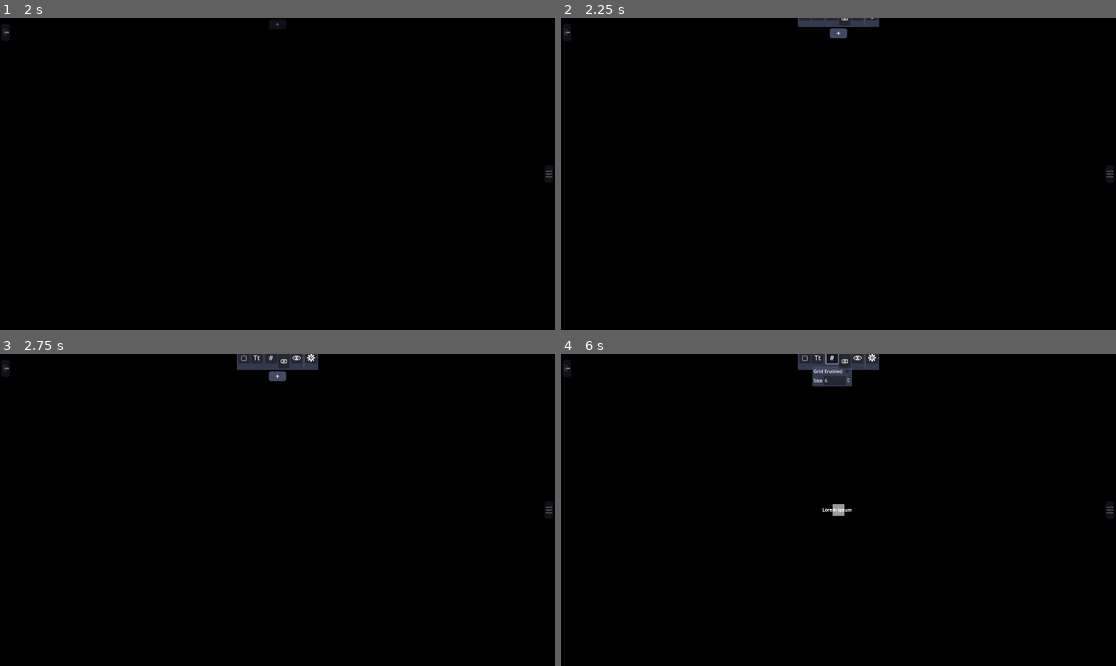
Above: before the commit, frames 1-4 (two rows, left to right).
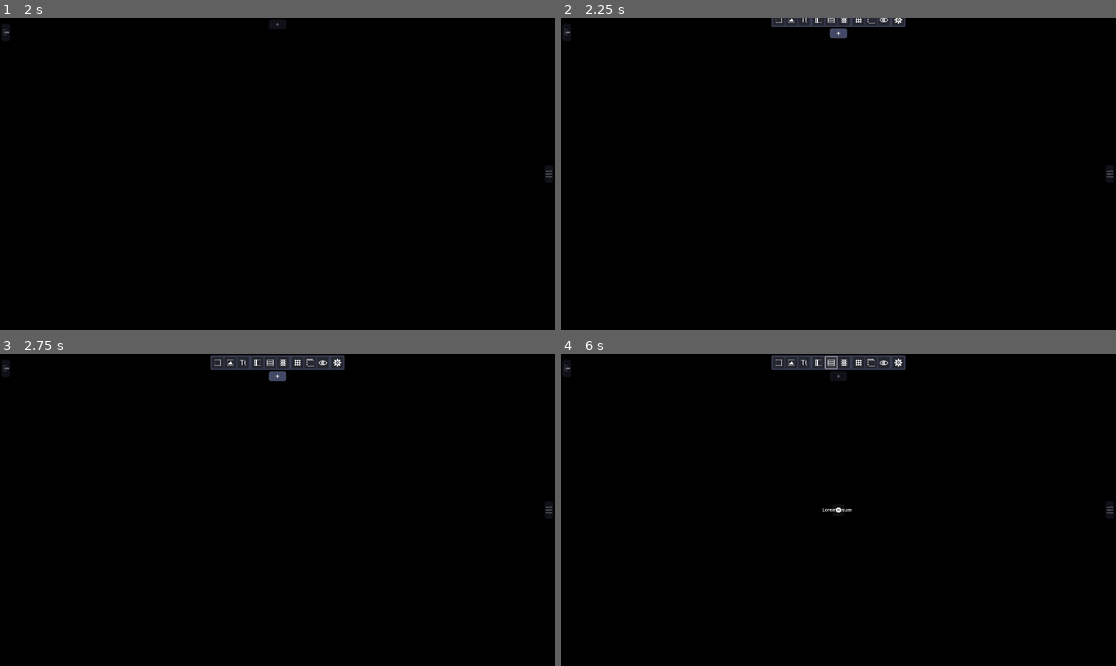
Above: after the commit, the same moments.

Repository: DillaDJ/OverlayEditor
Game: Godot game, scene res://scn_OverlayMode.tscn
The game is run twice, just before and just after one commit, with the same random seed, the same clock (stepped at 60 frames per second) and the same inputs.
Inputs (mouse positions are in pixels of both pictures, inside the frame that each line leads up to; where the layout moved, square brackets give the same spot in the first picture):
- Up to frame 1 (2 s): click (538, 33) at 0.5 s; click "Edit Mode" at 1.25 s
- Up to frame 2 (2.25 s): click "+" at 2 s
- Up to frame 3 (2.75 s): no input
- Up to frame 4 (6 s): click (777, 363) [805, 357] at 2.75 s; click (805, 363) [816, 357] at 3.5 s; click (794, 363) at 4.27 s; click (816, 363) at 5.02 s; click (832, 363) at 5.77 s

Frame 1 is identical in both runs. In frame 2, 0.5% of the frame differs, in the area x 37-63%, y 0-3%; in frame 3, 0.8%; in frame 4, 1.3%, in the area x 37-63%, y 0-52%.

Commit message:
Fixed some bugs and changed the interface up

Diff:
--- a/Overlays/gd_Overlay.gd
+++ b/Overlays/gd_Overlay.gd
@@ -31,8 +31,7 @@
 
 
 signal name_changed(new_name)
-signal pos_changed()
-signal size_changed()
+signal transformed()
 
 
 func _ready():
@@ -49,9 +48,9 @@
 
 func set_overlay_pos(new_pos):
 	set_position(new_pos)
-	emit_signal("pos_changed")
+	emit_signal("transformed")
 
 
 func set_overlay_size(new_size):
 	set_size(new_size)
-	emit_signal("size_changed")
+	emit_signal("transformed")
--- a/Overlays/gd_PanelOverlay.gd
+++ b/Overlays/gd_PanelOverlay.gd
@@ -6,8 +6,12 @@
 
 	# Properties
 	overridable_properties.append(Property.new("Color", Property.Type.COLOR, Callable(self, "get_overlay_color"), Callable(self, "set_overlay_color")))
+	overridable_properties.append("SPACE")
+
+	overridable_properties.append(Property.new("Border Color", Property.Type.COLOR, Callable(self, "get_border_color"), Callable(self, "set_border_color")))
 	overridable_properties.append(Property.new("Border", Property.Type.VECTOR4, Callable(self, "get_border"), Callable(self, "set_border")))
-	overridable_properties.append(Property.new("Border Color", Property.Type.COLOR, Callable(self, "get_border_color"), Callable(self, "set_border_color")))
+	overridable_properties.append("SPACE")
+
 	overridable_properties.append(Property.new("Rounding", Property.Type.VECTOR4, Callable(self, "get_rounding"), Callable(self, "set_rounding")))
 
 
@@ -22,7 +26,7 @@
 
 
 func get_border() -> Vector4:
-	var border : Vector4
+	var border := Vector4.ZERO
 	var stylebox : StyleBoxFlat = get_stylebox()
 	border.x = stylebox.get_border_width(SIDE_LEFT)
 	border.y = stylebox.get_border_width(SIDE_TOP)
@@ -50,7 +54,7 @@
 
 
 func get_rounding() -> Vector4:
-	var rounding : Vector4
+	var rounding := Vector4.ZERO
 	var stylebox : StyleBoxFlat = get_stylebox()
 	rounding.x = stylebox.get_corner_radius(CORNER_TOP_LEFT)
 	rounding.y = stylebox.get_corner_radius(CORNER_TOP_RIGHT)
--- /dev/null
+++ b/Overlays/gd_TexturePanelOverlay.gd
@@ -0,0 +1,5 @@
+extends Overlay
+
+
+func _ready():
+	super()
--- a/Overlays/scn_PanelOverlay.tscn
+++ b/Overlays/scn_PanelOverlay.tscn
@@ -1,8 +1,6 @@
-[gd_scene load_steps=3 format=3 uid="uid://4p0qg27ta41y"]
+[gd_scene load_steps=2 format=3 uid="uid://4p0qg27ta41y"]
 
 [ext_resource type="Script" path="res://Overlays/gd_PanelOverlay.gd" id="1_wmdyf"]
-
-[sub_resource type="StyleBoxFlat" id="StyleBoxFlat_fwnia"]
 
 [node name="PanelOverlay" type="Panel"]
 anchors_preset = 8
@@ -16,5 +14,4 @@
 offset_bottom = 20.0
 grow_horizontal = 2
 grow_vertical = 2
-theme_override_styles/panel = SubResource("StyleBoxFlat_fwnia")
 script = ExtResource("1_wmdyf")
--- /dev/null
+++ b/Overlays/scn_TexturePanelOverlay.tscn
@@ -0,0 +1,26 @@
+[gd_scene load_steps=3 format=3 uid="uid://c0ale6bg63lo3"]
+
+[ext_resource type="Texture2D" uid="uid://tmo8kl4fqoem" path="res://Icons/texturerect.png" id="1_hsg4n"]
+[ext_resource type="Script" path="res://Overlays/gd_TexturePanelOverlay.gd" id="2_ck72k"]
+
+[node name="TexturePanel" type="NinePatchRect"]
+anchors_preset = 8
+anchor_left = 0.5
+anchor_top = 0.5
+anchor_right = 0.5
+anchor_bottom = 0.5
+offset_left = -28.0
+offset_top = -28.0
+offset_right = 28.0
+offset_bottom = 28.0
+grow_horizontal = 2
+grow_vertical = 2
+texture = ExtResource("1_hsg4n")
+region_rect = Rect2(0, 0, 128, 128)
+patch_margin_left = 28
+patch_margin_top = 28
+patch_margin_right = 28
+patch_margin_bottom = 28
+axis_stretch_horizontal = 2
+axis_stretch_vertical = 2
+script = ExtResource("2_ck72k")
--- a/Utility/gd_Grid.gd
+++ b/Utility/gd_Grid.gd
@@ -12,7 +12,8 @@
 
 var grid_size : int = 6
 
-var is_visible := false
+var is_visible  := false
+var snapping 	:= false
 
 
 func _ready():
@@ -51,13 +52,17 @@
 
 func recalculate_grid():
 	screen_dimensions = get_viewport_rect().size
-	increment = lowest_increment / int(pow(2, grid_size))
+	increment = int(lowest_increment / pow(2, grid_size))
 	queue_redraw()
 
 
 func set_grid_size(new_size):
 	grid_size = new_size
 	recalculate_grid()
+
+
+func toggle_grid_snap():
+	snapping = !snapping
 
 
 func toggle_grid():
@@ -70,7 +75,10 @@
 
 
 func snap_to_nearest_point(point : Vector2):
-	var x_pos = increment * round(point.x / increment)
-	var y_pos = increment * round(point.y / increment)
+	if snapping:
+		var x_pos = increment * round(point.x / increment)
+		var y_pos = increment * round(point.y / increment)
 
-	return Vector2(x_pos, y_pos)
+		return Vector2(x_pos, y_pos)
+	else:
+		return point
--- a/Utility/gd_GridToggler.gd
+++ b/Utility/gd_GridToggler.gd
@@ -4,6 +4,7 @@
 func _ready():
 	connect("button_down", Callable(self, "show_grid_menu"))
 	$GridSettingsBG/FieldsLayout/ToggleGridLayout/CheckBox.connect("button_down", Callable(%Grid, "toggle_grid"))
+	$GridSettingsBG/FieldsLayout/GridSnapLayout/CheckBox.connect("button_down", Callable(%Grid, "toggle_grid_snap"))
 	$GridSettingsBG/FieldsLayout/GridSizeLayout/SpinBox.connect("value_changed", Callable(%Grid, "set_grid_size"))
 
 
--- a/Tooling/gd_MoveTool.gd
+++ b/Utility/gd_MoveTool.gd
@@ -11,6 +11,8 @@
 # 6 5 4
 @onready var resize_gizmos : Array[Node] = $ResizeGizmos.get_children()
 
+var selection_stoppers : Array[Control]
+
 var selected_overlay : Control
 
 var dragging_gizmo : Control
@@ -28,6 +30,9 @@
 
 signal overlay_selected(overlay)
 signal overlay_deselected()
+
+signal overlay_translated(overlay_position)
+signal overlay_resized(overlay_size)
 
 
 func _ready() -> void:
@@ -42,9 +47,17 @@
 	%Hierarchy.connect("item_selected", Callable(self, "select_from_path"))
 	%Hierarchy.connect("items_deselected", Callable(self, "deselect_overlay"))
 
+	selection_stoppers.append(%TopMenu/ToggleShow)
+	selection_stoppers.append(%TopMenu/BGPanel)
+	selection_stoppers.append(%TopMenu/BGPanel/ButtonLayout/ToggleGrid/GridSettingsBG)
+	selection_stoppers.append(%ChangeMode/ToggleShow)
+	selection_stoppers.append(%ChangeMode/ToOverlayButton)
+	selection_stoppers.append(%HierarchyInspector/ToggleShow)
+	selection_stoppers.append(%HierarchyInspector/BGPanel)
+
 
 func _unhandled_input(_event : InputEvent) -> void:
-	if Input.is_action_pressed("left_click") and selected_overlay:
+	if Input.is_action_just_pressed("left_click") and selected_overlay:
 		deselect_overlay()
 
 
@@ -64,6 +77,11 @@
 
 # Selection
 func check_for_selections() -> void:
+	if !Input.is_action_pressed("alt"):
+		for interface in selection_stoppers:
+			if interface.get_global_rect().has_point(mouse_pos):
+				return
+
 	var selection_group : Array[Node] = []
 	var overlays : Array[Node] = %OverlayElements.get_children()
 	overlays.reverse()
@@ -94,18 +112,19 @@
 
 
 func select_overlay(overlay : Control) -> void:
+	if !overlay.is_connected("transformed", Callable(self, "reposition_gizmos")):
+		overlay.connect("transformed", Callable(self, "reposition_gizmos"))
 	selected_overlay = overlay
 
 	reposition_gizmos()
-
-	translation_gizmo.global_position = overlay.global_position
-	translation_gizmo.size = overlay.size
-
 	show()
 
 
 func deselect_overlay() -> void:
+	if selected_overlay and selected_overlay.is_connected("transformed", Callable(self, "reposition_gizmos")):
+		selected_overlay.disconnect("transformed", Callable(self, "reposition_gizmos"))
 	selected_overlay = null
+
 	emit_signal("overlay_deselected")
 	hide()
 
@@ -126,10 +145,14 @@
 		drag_gizmo(new_pos)
 		adjust_gizmos_for_resize()
 		transform_selected_overlay()
+
 	elif translating:
 		translation_gizmo.global_position = new_pos
 		transform_selected_overlay()
 		reposition_gizmos()
+
+	emit_signal("overlay_resized", translation_gizmo.size)
+	emit_signal("overlay_translated", translation_gizmo.global_position)
 
 
 func start_resize(gizmo_idx : int) -> void:
@@ -176,6 +199,8 @@
 	selected_overlay.size = translation_gizmo.size
 
 
+
+
 # Gizmos
 func reposition_gizmos() -> void:
 	resize_gizmos[0].global_position = selected_overlay.global_position + Vector2(-10, -10)
@@ -195,6 +220,9 @@
 	resize_gizmos[7].global_position.y = .5 * (resize_gizmos[6].global_position.y + resize_gizmos[0].global_position.y)
 	resize_gizmos[7].global_position.x = resize_gizmos[6].global_position.x
 
+	translation_gizmo.global_position = selected_overlay.global_position
+	translation_gizmo.size = selected_overlay.size
+
 
 func adjust_gizmos_for_resize() -> void:
 	# Resize
--- a/Utility/gd_OverlayCreator.gd
+++ b/Utility/gd_OverlayCreator.gd
@@ -1,11 +1,12 @@
 extends Button
 
 
-enum OverlayTypes { PANEL, TEXT }
+enum OverlayTypes { PANEL, TEXTURE_PANEL, TEXT }
 
 
-var panel_scn : PackedScene = preload("res://Overlays/scn_PanelOverlay.tscn")
-var text_scn : PackedScene = preload("res://Overlays/scn_TextOverlay.tscn")
+var panel_scn 			: PackedScene = preload("res://Overlays/scn_PanelOverlay.tscn")
+var texture_panel_scn 	: PackedScene = preload("res://Overlays/scn_TexturePanelOverlay.tscn")
+var text_scn 			: PackedScene = preload("res://Overlays/scn_TextOverlay.tscn")
 
 
 @export var type_to_create : OverlayTypes
@@ -22,6 +23,9 @@
 		OverlayTypes.PANEL:
 			new_overlay = panel_scn.instantiate()
 
+		OverlayTypes.TEXTURE_PANEL:
+			new_overlay = texture_panel_scn.instantiate()
+
 		OverlayTypes.TEXT:
 			new_overlay = text_scn.instantiate()
 
--- a/Utility/gd_ToggleContentContainer.gd
+++ b/Utility/gd_ToggleContentContainer.gd
@@ -131,3 +131,7 @@
 func reset_lock(anim_name):
 	if anim_name == "toggles/fold":
 		toggled = false
+
+
+func toggle_content_hover(value : bool):
+	hovering_content = value
--- a/Utility/gd_UIVisibilityToggler.gd
+++ b/Utility/gd_UIVisibilityToggler.gd
@@ -47,9 +47,6 @@
 	bg_color.show()
 	gizmos.show()
 
-	if %Grid.is_visible:
-		grid.show()
-
 	interface_hidden = false
 
 
--- a/gd_Editor.gd
+++ b/gd_Editor.gd
@@ -4,7 +4,7 @@
 
 enum EditingTools { MOVE }
 
-@onready var move_tool : MoveTool = %MoveTool
+#@onready var move_tool : MoveTool = %MoveTool
 
 #signal tool_changed(tool_type : EditingTools)
 signal overlay_created(overlay)
--- a/gd_Inspector.gd
+++ b/gd_Inspector.gd
@@ -62,10 +62,15 @@
 
 	var current_value = property.get_property()
 	property_interface.set_prop_value(current_value)
+	property_interface.set_prop_name(property.prop_name + ":")
 
+	var move_tool = %MoveTool
+	if property.prop_name == "Position":
+		move_tool.connect("overlay_translated", Callable(property_interface, "set_prop_value"))
+	elif property.prop_name == "Size":
+		move_tool.connect("overlay_resized", Callable(property_interface, "set_prop_value"))
 	property_interface.connect("value_changed", Callable(property, "apply_property"))
 
-	property_interface.set_prop_name(property.prop_name + ":")
 
 
 func clear_properties():
--- a/scn_EditMode.tscn
+++ b/scn_EditMode.tscn
@@ -1,24 +1,32 @@
-[gd_scene load_steps=36 format=3 uid="uid://k8oejpp4gyer"]
-
-[ext_resource type="Script" path="res://gd_Message.gd" id="1_2uypw"]
+[gd_scene load_steps=44 format=3 uid="uid://i6eedr4ariny"]
+
 [ext_resource type="PackedScene" path="res://Utility/scn_ToggleContentContainer.tscn" id="1_ehu1h"]
 [ext_resource type="Theme" uid="uid://petgjparscw7" path="res://thm_Base.tres" id="1_vu2ib"]
 [ext_resource type="Script" path="res://gd_Editor.gd" id="1_w4h5f"]
-[ext_resource type="Script" path="res://gd_OverlayContainer.gd" id="2_yv83e"]
+[ext_resource type="Script" path="res://Overlays/gd_OverlayContainer.gd" id="3_du7ip"]
 [ext_resource type="Texture2D" uid="uid://ctb6by47bruyw" path="res://Icons/eye.png" id="4_3qsby"]
+[ext_resource type="Script" path="res://Utility/gd_MoveTool.gd" id="4_7jnhf"]
 [ext_resource type="Script" path="res://Utility/gd_Grid.gd" id="4_33u1s"]
 [ext_resource type="Texture2D" uid="uid://bqcig2aovmk11" path="res://Icons/cog.png" id="7_5ii8i"]
+[ext_resource type="Texture2D" uid="uid://43sr7g3xlejg" path="res://Icons/panel.png" id="7_r0hrm"]
 [ext_resource type="Script" path="res://Utility/gd_OverlayCreator.gd" id="8_le8sj"]
 [ext_resource type="Script" path="res://Utility/gd_GridToggler.gd" id="9_byeq5"]
+[ext_resource type="Texture2D" uid="uid://tmo8kl4fqoem" path="res://Icons/texturerect.png" id="9_h0rl4"]
+[ext_resource type="Texture2D" uid="uid://8lhrsnx8bphw" path="res://Icons/text.png" id="9_xg22w"]
 [ext_resource type="Script" path="res://Utility/gd_BGColorChanger.gd" id="10_gdd3r"]
+[ext_resource type="Texture2D" uid="uid://fexwnh1runa6" path="res://Icons/grid.png" id="10_qr8a5"]
+[ext_resource type="Texture2D" uid="uid://crsk1rethb6xt" path="res://Icons/hlayout.png" id="11_qgpgf"]
 [ext_resource type="Script" path="res://Utility/gd_UIVisibilityToggler.gd" id="12_0cd2w"]
+[ext_resource type="Texture2D" uid="uid://uglikxnhec8d" path="res://Icons/vlayout.png" id="12_6jeg4"]
+[ext_resource type="Texture2D" uid="uid://ba7gu60xhrtr4" path="res://Icons/bgcolor.png" id="12_6m7qe"]
+[ext_resource type="Texture2D" uid="uid://bxlbqv5xkdqrh" path="res://Icons/gridlayout.png" id="13_jw6up"]
 [ext_resource type="Texture2D" uid="uid://bqp1s4fptl3nf" path="res://Icons/LeaveIcon.png" id="14_x8hgr"]
 [ext_resource type="Script" path="res://Utility/gd_ChangeSceneButton.gd" id="15_xjk06"]
 [ext_resource type="Texture2D" uid="uid://crp8k21rcldio" path="res://Icons/sliders.png" id="16_7tuxj"]
+[ext_resource type="Script" path="res://Utility/gd_DraggableTree.gd" id="17_w7a3r"]
 [ext_resource type="Script" path="res://gd_Inspector.gd" id="17_woalc"]
-[ext_resource type="Script" path="res://Tooling/gd_MoveTool.gd" id="18_5oclh"]
 [ext_resource type="Script" path="res://gd_Hierarchy.gd" id="18_yihel"]
-[ext_resource type="Script" path="res://gd_DraggableTree.gd" id="19_gyogg"]
+[ext_resource type="Script" path="res://Utility/gd_Message.gd" id="20_0b0gy"]
 [ext_resource type="Script" path="res://gd_Events.gd" id="22_3ebsf"]
 
 [sub_resource type="StyleBoxFlat" id="StyleBoxFlat_vb07r"]
@@ -50,7 +58,7 @@
 [sub_resource type="StyleBoxEmpty" id="StyleBoxEmpty_r5361"]
 
 [sub_resource type="StyleBoxFlat" id="StyleBoxFlat_mujvi"]
-bg_color = Color(0.290196, 0.313726, 0.360784, 1)
+bg_color = Color(1, 1, 1, 0.0392157)
 
 [sub_resource type="StyleBoxFlat" id="StyleBoxFlat_ytkeg"]
 content_margin_left = 20.0
@@ -235,7 +243,7 @@
 grow_horizontal = 2
 grow_vertical = 2
 mouse_filter = 2
-script = ExtResource("2_yv83e")
+script = ExtResource("3_du7ip")
 
 [node name="ToolGizmos" type="Control" parent="."]
 unique_name_in_owner = true
@@ -251,7 +259,7 @@
 unique_name_in_owner = true
 visible = false
 anchors_preset = 0
-script = ExtResource("18_5oclh")
+script = ExtResource("4_7jnhf")
 
 [node name="TranslationGizmo" type="Button" parent="ToolGizmos/MoveTool"]
 layout_mode = 1
@@ -266,6 +274,7 @@
 offset_bottom = 2.0
 grow_horizontal = 2
 grow_vertical = 2
+mouse_filter = 1
 theme_override_styles/normal = SubResource("StyleBoxFlat_vb07r")
 theme_override_styles/hover = SubResource("StyleBoxFlat_vb07r")
 theme_override_styles/pressed = SubResource("StyleBoxFlat_vb07r")
@@ -467,11 +476,23 @@
 layout_mode = 2
 size_flags_horizontal = 0
 size_flags_vertical = 0
-tooltip_text = "Create a panel (can be used as backgrounds or other decoration)"
+tooltip_text = "Create a panel"
 theme_override_font_sizes/font_size = 23
-text = "▢"
+icon = ExtResource("7_r0hrm")
 expand_icon = true
 script = ExtResource("8_le8sj")
+
+[node name="CreateTexturePanel" type="Button" parent="TopMenu/BGPanel/ButtonLayout"]
+custom_minimum_size = Vector2(40, 40)
+layout_mode = 2
+size_flags_horizontal = 0
+size_flags_vertical = 0
+tooltip_text = "Create a texture panel that can preserve corners and edges (perfect for chat boxes that use a sprite or textured background)"
+theme_override_font_sizes/font_size = 23
+icon = ExtResource("9_h0rl4")
+expand_icon = true
+script = ExtResource("8_le8sj")
+type_to_create = 1
 
 [node name="CreateText" type="Button" parent="TopMenu/BGPanel/ButtonLayout"]
 custom_minimum_size = Vector2(40, 40)
@@ -480,12 +501,53 @@
 size_flags_vertical = 0
 tooltip_text = "Create a text label"
 theme_override_font_sizes/font_size = 23
-text = "Tt"
+icon = ExtResource("9_xg22w")
+expand_icon = true
+script = ExtResource("8_le8sj")
+type_to_create = 2
+
+[node name="Spacer" type="Panel" parent="TopMenu/BGPanel/ButtonLayout"]
+custom_minimum_size = Vector2(2, 0)
+layout_mode = 2
+theme_override_styles/panel = SubResource("StyleBoxFlat_mujvi")
+
+[node name="CreateHLayoutContainer" type="Button" parent="TopMenu/BGPanel/ButtonLayout"]
+custom_minimum_size = Vector2(40, 40)
+layout_mode = 2
+size_flags_horizontal = 0
+size_flags_vertical = 0
+tooltip_text = "Create a horizontal layout container"
+theme_override_font_sizes/font_size = 23
+icon = ExtResource("11_qgpgf")
 expand_icon = true
 script = ExtResource("8_le8sj")
 type_to_create = 1
 
-[node name="Spacer" type="Panel" parent="TopMenu/BGPanel/ButtonLayout"]
+[node name="CreateVLayoutContainer" type="Button" parent="TopMenu/BGPanel/ButtonLayout"]
+custom_minimum_size = Vector2(40, 40)
+layout_mode = 2
+size_flags_horizontal = 0
+size_flags_vertical = 0
+tooltip_text = "Create a vertical layout container"
+theme_override_font_sizes/font_size = 23
+icon = ExtResource("12_6jeg4")
+expand_icon = true
+script = ExtResource("8_le8sj")
+type_to_create = 1
+
+[node name="CreateGridLayoutContainer" type="Button" parent="TopMenu/BGPanel/ButtonLayout"]
+custom_minimum_size = Vector2(40, 40)
+layout_mode = 2
+size_flags_horizontal = 0
+size_flags_vertical = 0
+tooltip_text = "Create a grid layout container"
+theme_override_font_sizes/font_size = 23
+icon = ExtResource("13_jw6up")
+expand_icon = true
+script = ExtResource("8_le8sj")
+type_to_create = 1
+
+[node name="Spacer3" type="Panel" parent="TopMenu/BGPanel/ButtonLayout"]
 custom_minimum_size = Vector2(2, 0)
 layout_mode = 2
 theme_override_styles/panel = SubResource("StyleBoxFlat_mujvi")
@@ -498,7 +560,7 @@
 tooltip_text = "Shows Grid Settings"
 theme_override_font_sizes/font_size = 23
 toggle_mode = true
-text = "#"
+icon = ExtResource("10_qr8a5")
 expand_icon = true
 script = ExtResource("9_byeq5")
 
@@ -526,6 +588,17 @@
 text = "Grid Enabled"
 
 [node name="CheckBox" type="CheckBox" parent="TopMenu/BGPanel/ButtonLayout/ToggleGrid/GridSettingsBG/FieldsLayout/ToggleGridLayout"]
+layout_mode = 2
+
+[node name="GridSnapLayout" type="HBoxContainer" parent="TopMenu/BGPanel/ButtonLayout/ToggleGrid/GridSettingsBG/FieldsLayout"]
+layout_mode = 2
+
+[node name="Label" type="Label" parent="TopMenu/BGPanel/ButtonLayout/ToggleGrid/GridSettingsBG/FieldsLayout/GridSnapLayout"]
+layout_mode = 2
+size_flags_horizontal = 3
+text = "Snap"
+
+[node name="CheckBox" type="CheckBox" parent="TopMenu/BGPanel/ButtonLayout/ToggleGrid/GridSettingsBG/FieldsLayout/GridSnapLayout"]
 layout_mode = 2
 
 [node name="GridSizeLayout" type="HBoxContainer" parent="TopMenu/BGPanel/ButtonLayout/ToggleGrid/GridSettingsBG/FieldsLayout"]
@@ -552,7 +625,7 @@
 tooltip_text = "Changes the color of the background (for visual clarity and other testing)"
 theme_override_font_sizes/font_size = 23
 toggle_mode = true
-text = "⎚"
+icon = ExtResource("12_6m7qe")
 expand_icon = true
 script = ExtResource("10_gdd3r")
 
@@ -715,7 +788,7 @@
 grow_horizontal = 2
 grow_vertical = 2
 hide_root = true
-script = ExtResource("19_gyogg")
+script = ExtResource("17_w7a3r")
 
 [node name="BottomTabContainer" type="TabContainer" parent="HierarchyInspector/BGPanel/VSplitContainer"]
 layout_mode = 2
@@ -797,7 +870,7 @@
 grow_vertical = 2
 mouse_filter = 2
 theme_override_styles/panel = SubResource("StyleBoxFlat_picb8")
-script = ExtResource("1_2uypw")
+script = ExtResource("20_0b0gy")
 
 [node name="AnimationPlayer" type="AnimationPlayer" parent="Message"]
 libraries = {
Binary file added: Icons/bgcolor.png
Not shown, added: Icons/bgcolor.png.import
Binary file added: Icons/grid.png
Not shown, added: Icons/grid.png.import
Binary file added: Icons/gridlayout.png
Not shown, added: Icons/gridlayout.png.import
Binary file added: Icons/hlayout.png
Not shown, added: Icons/hlayout.png.import
Binary file added: Icons/panel.png
Not shown, added: Icons/panel.png.import
Binary file added: Icons/text.png
Not shown, added: Icons/text.png.import
(and 8 more such lines)
